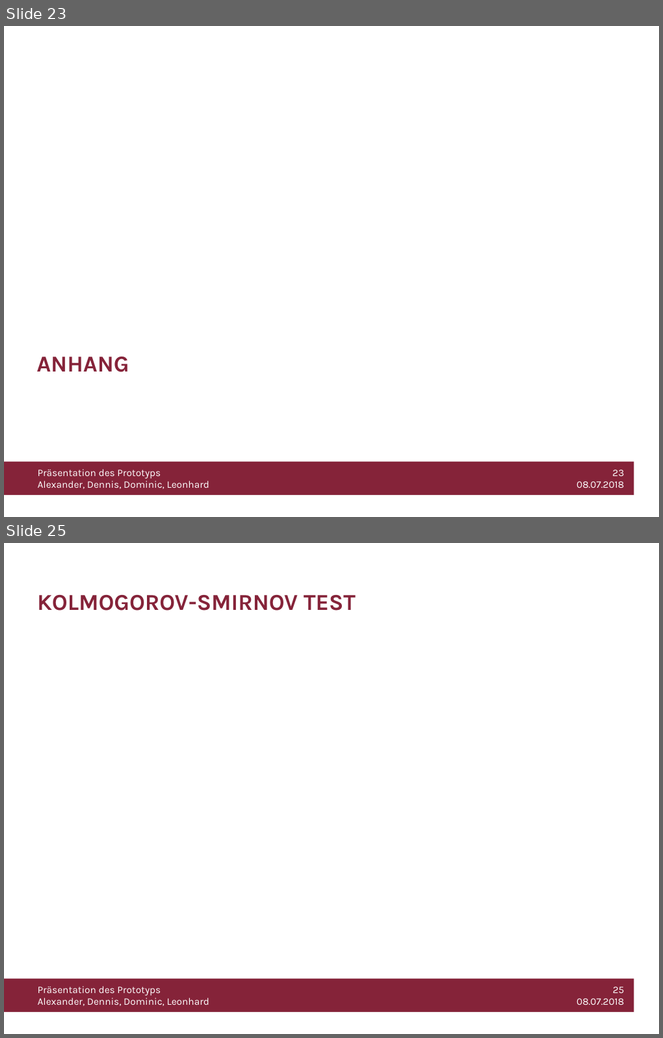
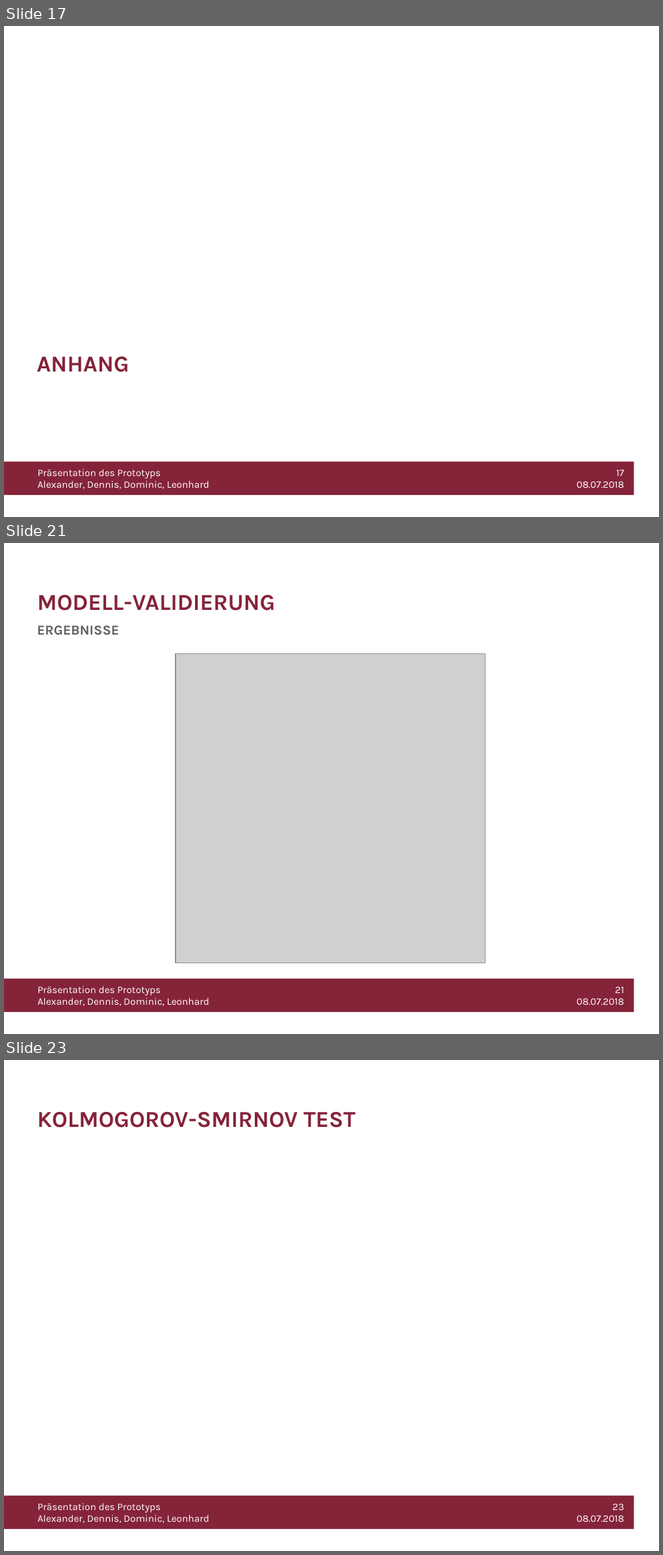
Before and after one commit to WiLEProjekt/Prototyp, a slide deck: Prototyp_Präsentation.pptx. Shown one above the other, each under a label of ours: slides 23 and 25 before the commit, slides 17, 21 and 23 after it; the slides between them are not shown. The pictures are 663x1038 and 663x1555 pixels, drawn with LibreOffice and Linux fonts; fonts in the diff are those of the drawing; grey boxes stand for pictures; background and template pictures are left out. Boxes give left, top, right and bottom in pixels: in the first picture for what was removed or moved away, otherwise in the second. Text is boxed around its words. In the diff, an @@ line names an element or a change of style, - is before the commit and + after.

```diff
--- a/Prototyp_Präsentation.pptx
+++ b/Prototyp_Präsentation.pptx
@@ slide 21 added at (x1=4, y1=543, x2=659, y2=1034), background #FFFFFF; not listed: 3 template elements that a slide beside it also shows @@
@@ title added at (x1=37, y1=595, x2=275, y2=611), 25 pt, text #852339, bold @@
+MODELL-VALIDIERUNG
@@ text added at (x1=37, y1=626, x2=119, y2=635), 15 pt, text #5F5F5F, bold @@
+ERGEBNISSE
@@ picture added at (x1=176, y1=653, x2=485, y2=963) @@
@@ what was slide 23 is now slide 17 @@
@@ text at (x1=577, y1=470, x2=624, y2=488): text changed @@
-23
-08.07.2018
+17
+08.07.2018
@@ what was slide 25 is now slide 23 @@
@@ text at (x1=577, y1=1504, x2=624, y2=1522): text changed @@
-25
-08.07.2018
+23
+08.07.2018
```
Also in this commit, not shown: 4 slides changed, 7 other slides added, 8 slides removed, 1 other file.
